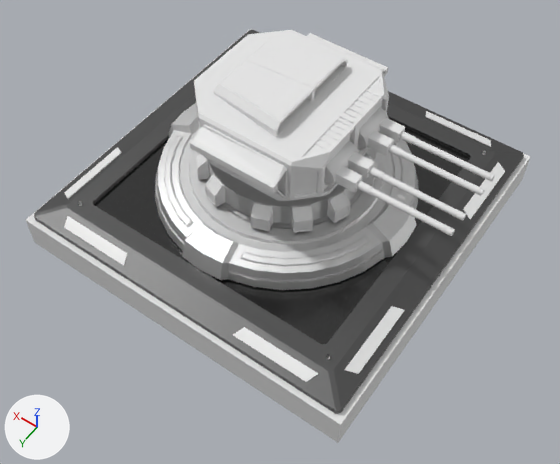
The Blender file Model/DualGunTurret.blend: old version first, new version second.
Both versions are drawn from a 50 mm camera at (-8.11, 11.66, 17.15) aimed at (-0.93, 1.6, 1.35). Lighting does not change. The marker at lower left points along +X, +Y and +Z.

Names of what the first picture shows: 'Base', 'DualGunTurret', 'Foundation', '立方体.001'.
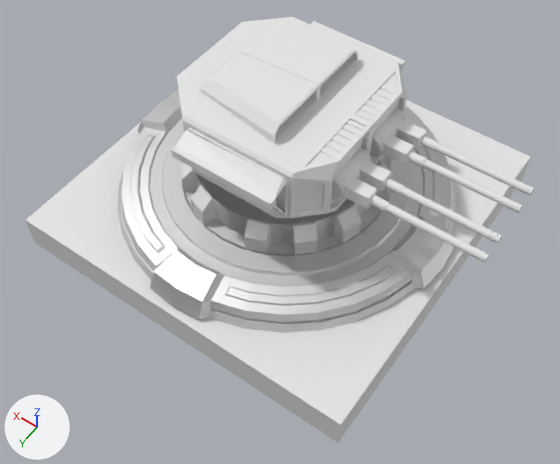
Location of each change, (x1, y1, x2, y2) in pixels of the pictures (560 x 464 px):
'DualGunTurret', moved, rescaled (19% wider, 19% taller): before (190, 30, 495, 236); after (171, 17, 534, 262)
'Base', deleted: before (34, 30, 524, 414)
    faces in mat_material_004 (dark grey #5e5e5e): (34, 30, 524, 414)
    faces in mat_material_009 (black #161616): (94, 128, 469, 344)
    faces in mat_material_005 (its picture is missing): (64, 111, 505, 382)
'Foundation', moved, rescaled (28% wider, 29% taller): before (155, 103, 418, 290); after (117, 91, 455, 333)
part 1 of me_立方体_006, shading changed: before (26, 29, 531, 443); after (26, 90, 531, 443)

The edits, one by one:
me_立方体_006 has 8 vertices, 6 faces and spans x -1.0..1.0, y -1.0..1.0, z 0.0..1.0.
me_立方体_006 is used by ob_立方体_001; location (0.0, 0.0, 0.0); scale (5.0, 5.0, 1.0).
me_立方体_006 part 1: edges marked sharp go from 0 to 12.
Object 'Base' (ob_base) is deleted.
Object 'Foundation' (ob_foundation) moves from (0.0, 0.0, 1.28) to (0.0, 0.0, 1.0).
Object 'Foundation' (ob_foundation) is rescaled from (0.622, 0.622, 0.5) to (0.802, 0.802, 0.5).
Object 'DualGunTurret' (ob_dualgunturret) moves from (0.0, 0.0, 2.0) to (0.0, 0.0, 1.65).
Object 'DualGunTurret' (ob_dualgunturret) is rescaled from (2.0, 2.0, 2.0) to (2.35, 2.35, 2.35).
